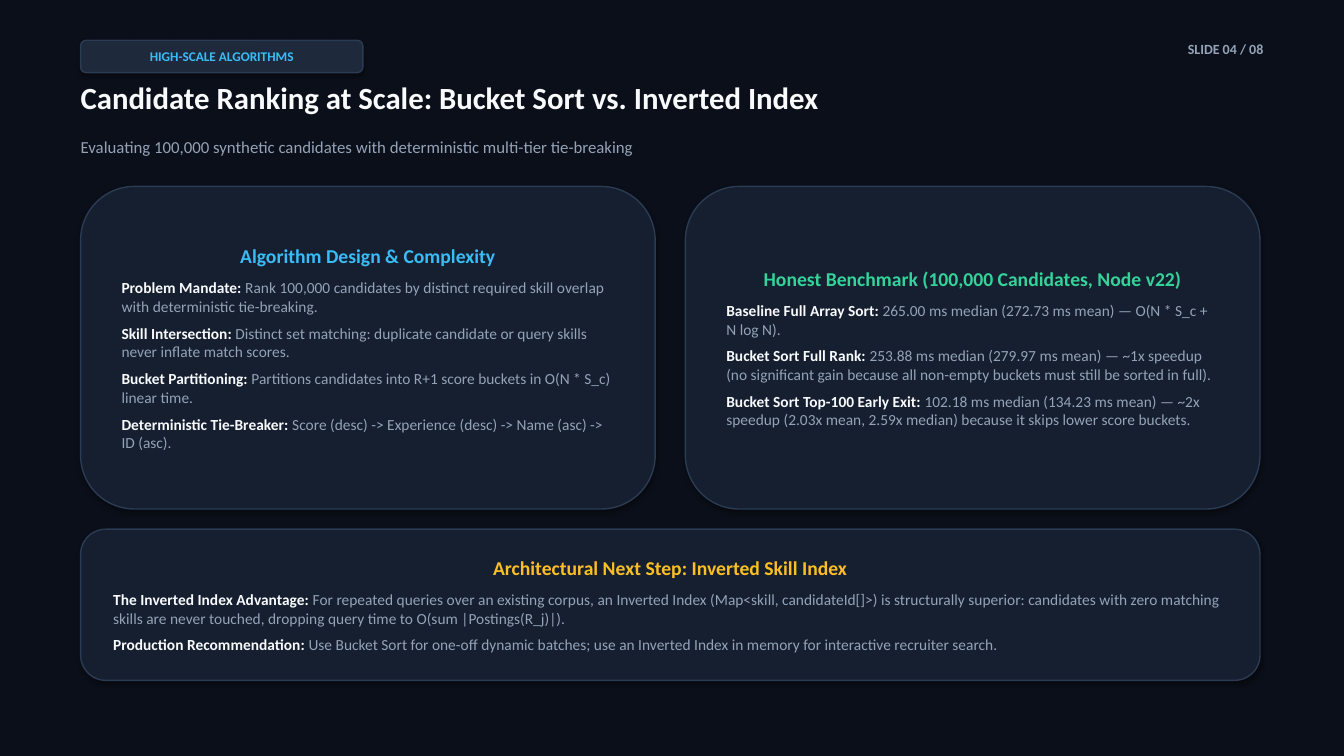
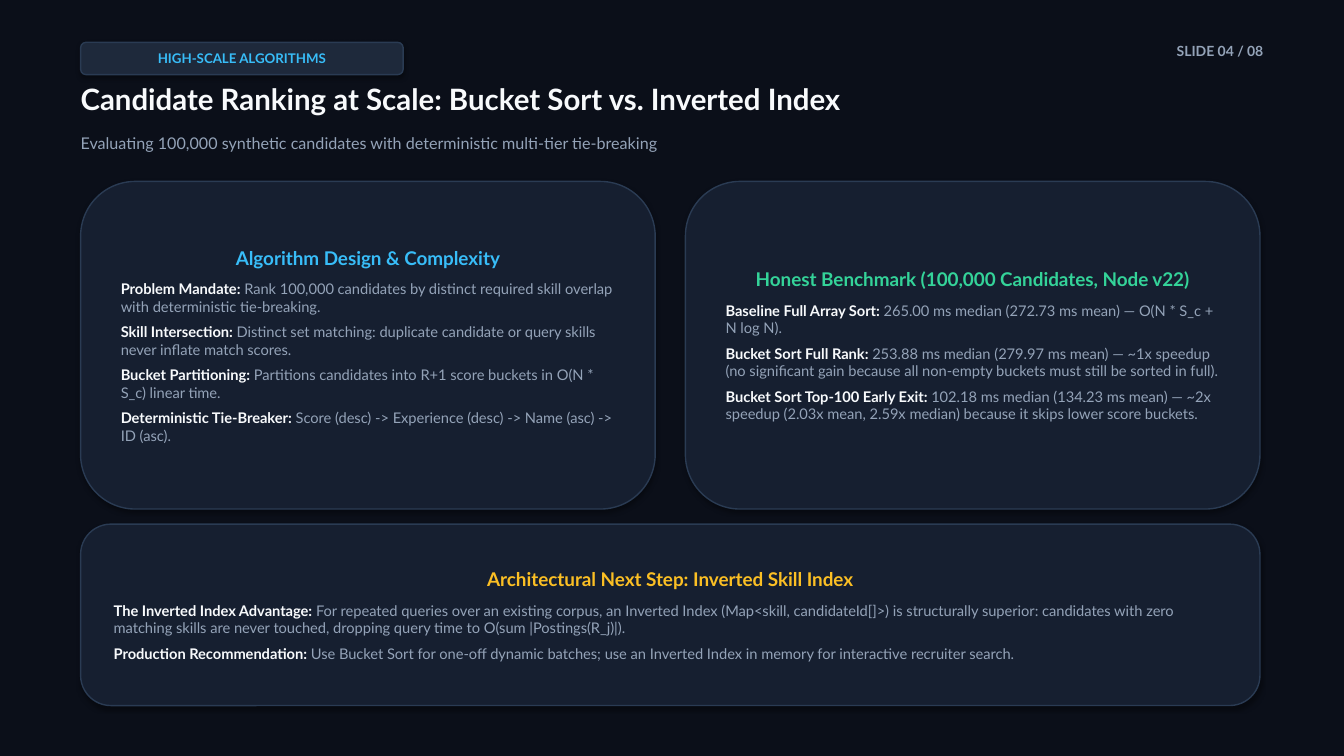
Before and after one commit to Gowtham20065/gccx-candidate-triage, a slide deck: slide 4 of docs/gccx-candidate-triage-presentation.pptx. Drawn at 1344x756 pixels with LibreOffice and Linux fonts; fonts in the diff are those of the drawing. Boxes give left, top, right and bottom in pixels: in the first picture for what was removed or moved away, otherwise in the second. Text is boxed around its words. In the diff, an @@ line names an element or a change of style, - is before the commit and + after.

Commit message:
fix(docs): format and structure PowerPoint presentation geometry and typography

```diff
--- a/docs/gccx-candidate-triage-presentation.pptx
+++ b/docs/gccx-candidate-triage-presentation.pptx
@@ rounded rectangle "HIGH-SCALE ALGORITHMS": place and size @@
-rounded rectangle "HIGH-SCALE ALGORITHMS" at [81, 40, 363, 73]
+rounded rectangle "HIGH-SCALE ALGORITHMS" at [81, 42, 403, 75]
@@ rounded rectangle "HIGH-SCALE ALGORITHMS" at [81, 42, 403, 75]: font Calibri to Lato @@
@@ text "SLIDE 04 / 08" at [1177, 46, 1263, 56]: font Calibri to Lato @@
@@ text "SLIDE 04 / 08": place and size @@
-text "SLIDE 04 / 08" at [1188, 44, 1263, 54]
+text "SLIDE 04 / 08" at [1177, 46, 1263, 56]
@@ text "Candidate Ranking at Scale: Bucket ..." at [81, 88, 841, 115]: size 22 to 21 pt, font Calibri to Lato @@
@@ text "Evaluating 100,000 synthetic candidates with ..." at [81, 137, 657, 152]: size 12 to 11.5 pt, font Calibri to Lato @@
@@ rounded rectangle "Algorithm Design & Complexity": place and size @@
-rounded rectangle "Algorithm Design & Complexity" at [81, 187, 655, 509]
+rounded rectangle "Algorithm Design & Complexity" at [81, 181, 655, 509]
@@ rounded rectangle "Algorithm Design & Complexity" at [81, 181, 655, 509]: size 14 to 13.5 pt in "Algorithm Design & Complexity"; font Calibri to Lato, size 11 to 10.5 pt @@
@@ rounded rectangle "Honest Benchmark (100,000 Candidates, Node ...": place and size @@
-rounded rectangle "Honest Benchmark (100,000 Candidates, Node ..." at [686, 187, 1260, 509]
+rounded rectangle "Honest Benchmark (100,000 Candidates, Node ..." at [686, 181, 1260, 509]
@@ rounded rectangle "Honest Benchmark (100,000 Candidates, Node ..." at [686, 181, 1260, 509]: size 14 to 13.5 pt in "Honest Benchmark (100,000 Candidates, Node v22)"; font Calibri to Lato; size 11 to 10.5 pt in "Baseline Full Array Sort: 265.00 ms median ...", "Bucket Sort Full Rank: 253.88 ms median ...", "Bucket Sort Top-100 Early Exit: 102.18 ms ..." @@
@@ rounded rectangle "Architectural Next Step: Inverted Skill ...": place and size @@
-rounded rectangle "Architectural Next Step: Inverted Skill ..." at [81, 529, 1260, 681]
+rounded rectangle "Architectural Next Step: Inverted Skill ..." at [81, 524, 1260, 706]
@@ rounded rectangle "Architectural Next Step: Inverted Skill ..." at [81, 524, 1260, 706]: size 14 to 13.5 pt in "Architectural Next Step: Inverted Skill Index"; font Calibri to Lato; size 11 to 10.5 pt in "The Inverted Index Advantage: For repeated queries ...", "Production Recommendation: Use Bucket Sort for one-off ..." @@
```
Also in this commit, not shown: 7 other slides changed, 1 other file.
